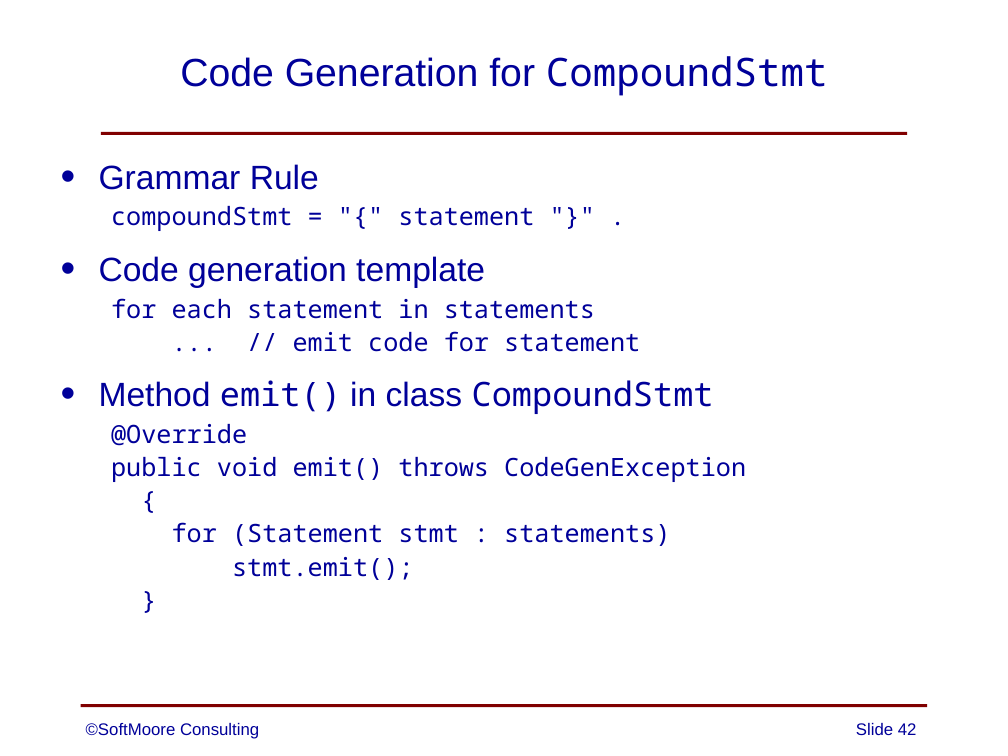
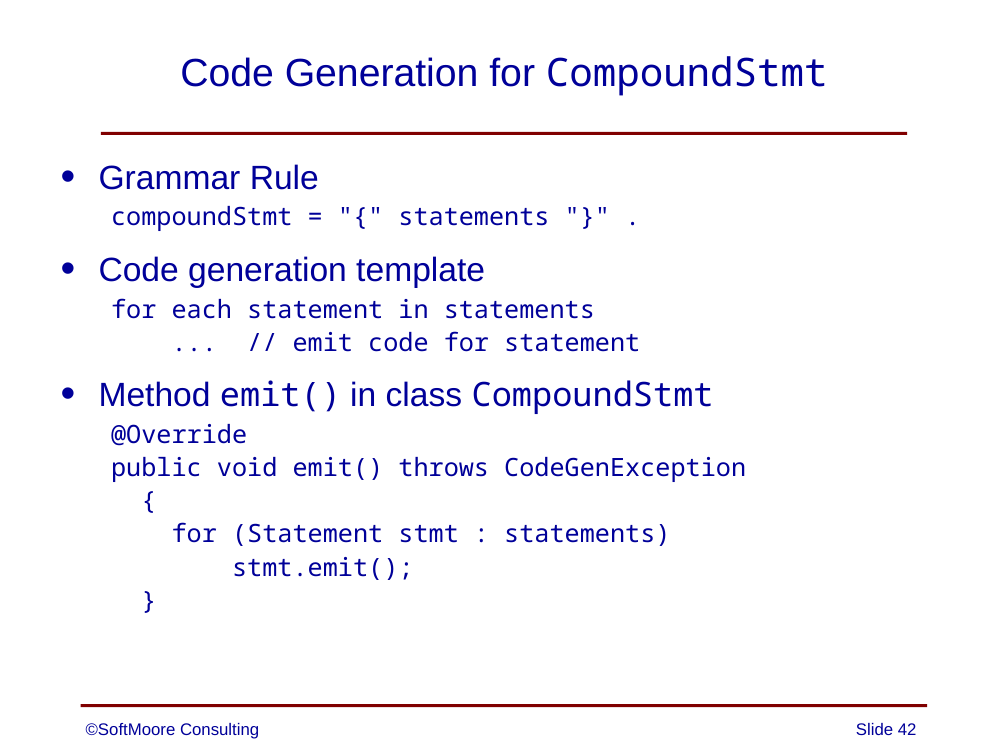
Before and after one commit to SoftMoore/CPRL-Java-4th, a slide deck: slide 42 of PowerPoints/11 - Code Generation.pptx. Drawn at 1008x756 pixels with LibreOffice and Linux fonts; fonts in the diff are those of the drawing. Boxes give left, top, right and bottom in pixels: in the first picture for what was removed or moved away, otherwise in the second. Text is boxed around its words. In the diff, an @@ line names an element or a change of style, - is before the commit and + after.

Commit message:
minor change to one slide

```diff
--- a/PowerPoints/11 - Code Generation.pptx
+++ b/PowerPoints/11 - Code Generation.pptx
@@ text at <box>111,206,549,231</box>: text changed @@
-  compoundStmt = "{" statement "}" .
+  compoundStmt = "{" statements "}" .
```
